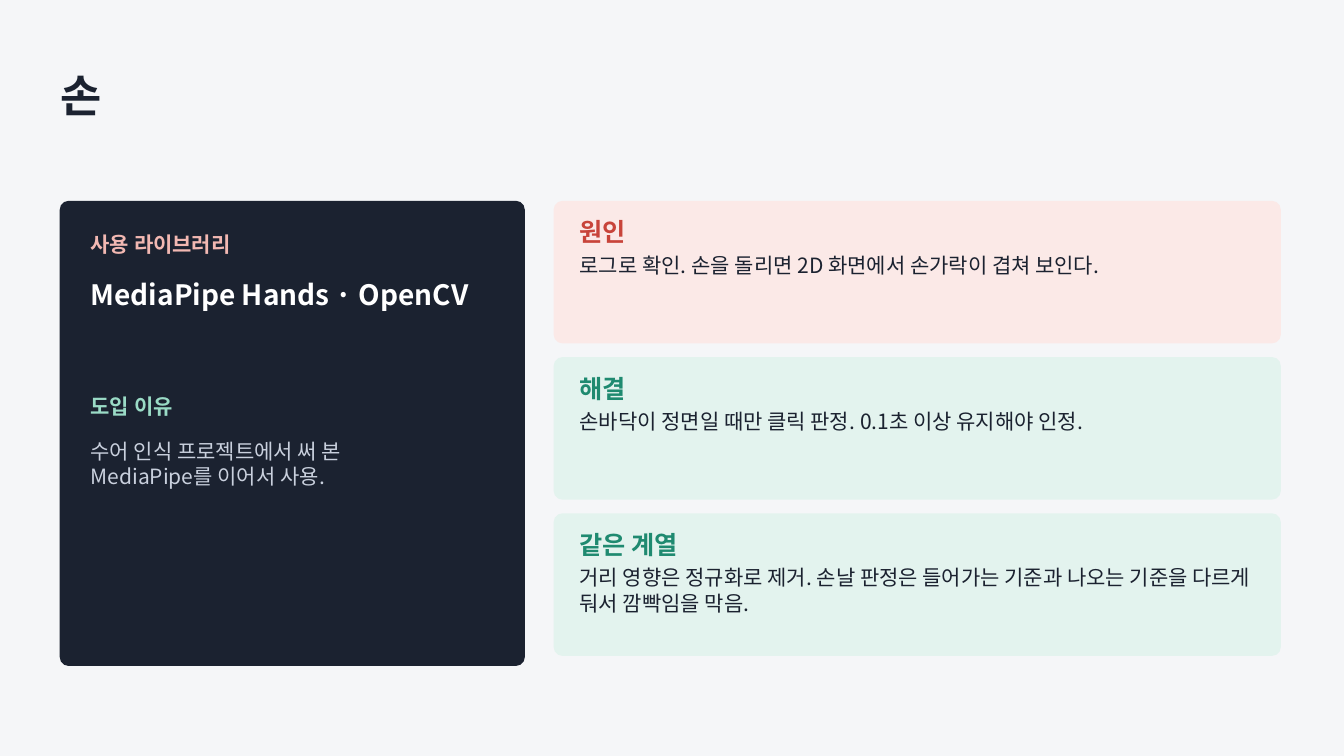
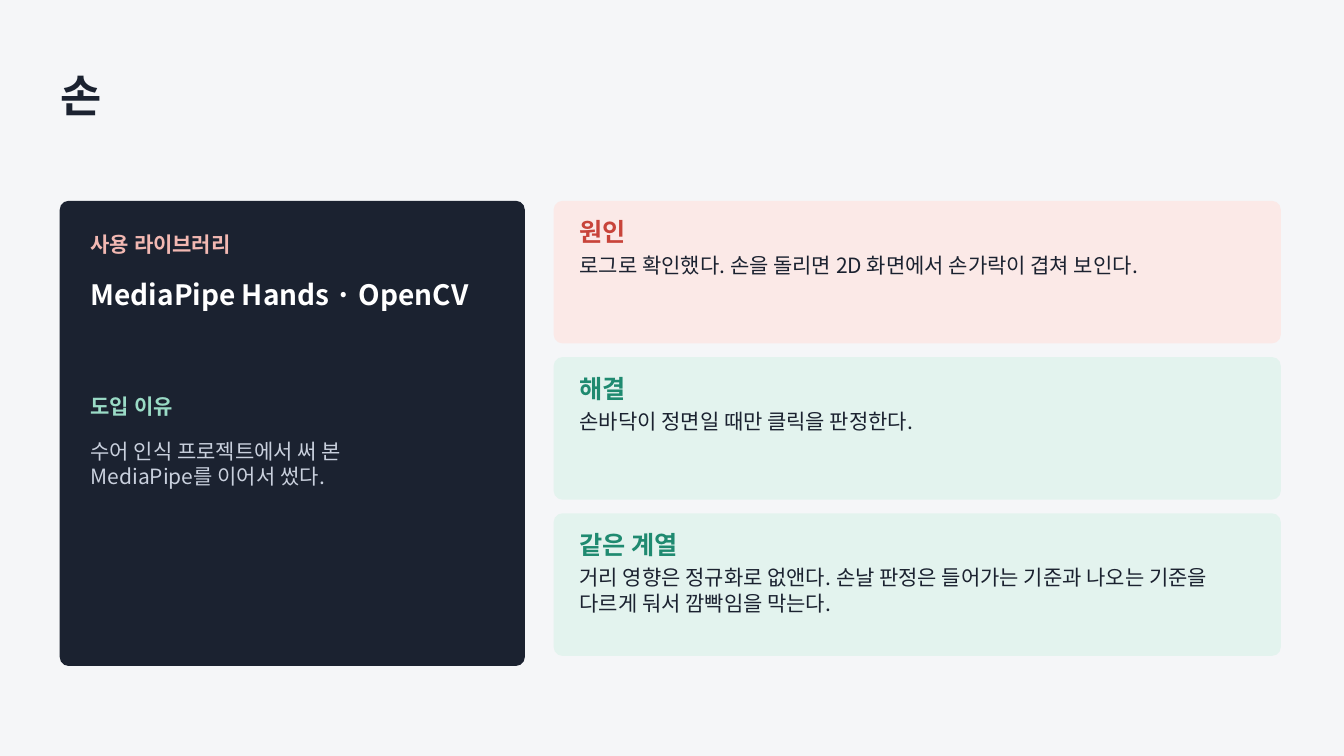
Before and after one commit to JungUH-0/JungPra, a slide deck: slide 6 of pythonpra/myproject/ppt/assistant_process.pptx (slide 7 before the commit). Drawn at 1344x756 pixels with LibreOffice and Linux fonts; fonts in the diff are those of the drawing. Boxes give left, top, right and bottom in pixels: in the first picture for what was removed or moved away, otherwise in the second. Text is boxed around its words. In the diff, an @@ line names an element or a change of style, - is before the commit and + after.

```diff
--- a/pythonpra/myproject/ppt/assistant_process.pptx
+++ b/pythonpra/myproject/ppt/assistant_process.pptx
@@ text at bbox=[580, 255, 1138, 275]: text changed @@
-로그로 확인. 손을 돌리면 2D 화면에서 손가락이 겹쳐 보인다.
+로그로 확인했다. 손을 돌리면 2D 화면에서 손가락이 겹쳐 보인다.
@@ text at bbox=[580, 411, 913, 431]: text changed @@
-손바닥이 정면일 때만 클릭 판정. 0.1초 이상 유지해야 인정.
+손바닥이 정면일 때만 클릭을 판정한다.
@@ text at bbox=[91, 466, 325, 489]: text changed @@
-MediaPipe를 이어서 사용.
+MediaPipe를 이어서 썼다.
@@ text at bbox=[580, 567, 1207, 613]: text changed @@
-거리 영향은 정규화로 제거. 손날 판정은 들어가는 기준과 나오는 기준을 다르게 둬서 깜빡임을 막음.
+거리 영향은 정규화로 없앤다. 손날 판정은 들어가는 기준과 나오는 기준을 다르게 둬서 깜빡임을 막는다.
```
Also in this commit, not shown: 10 other slides changed, 1 slide added, 2 slides removed, 2 other files.
